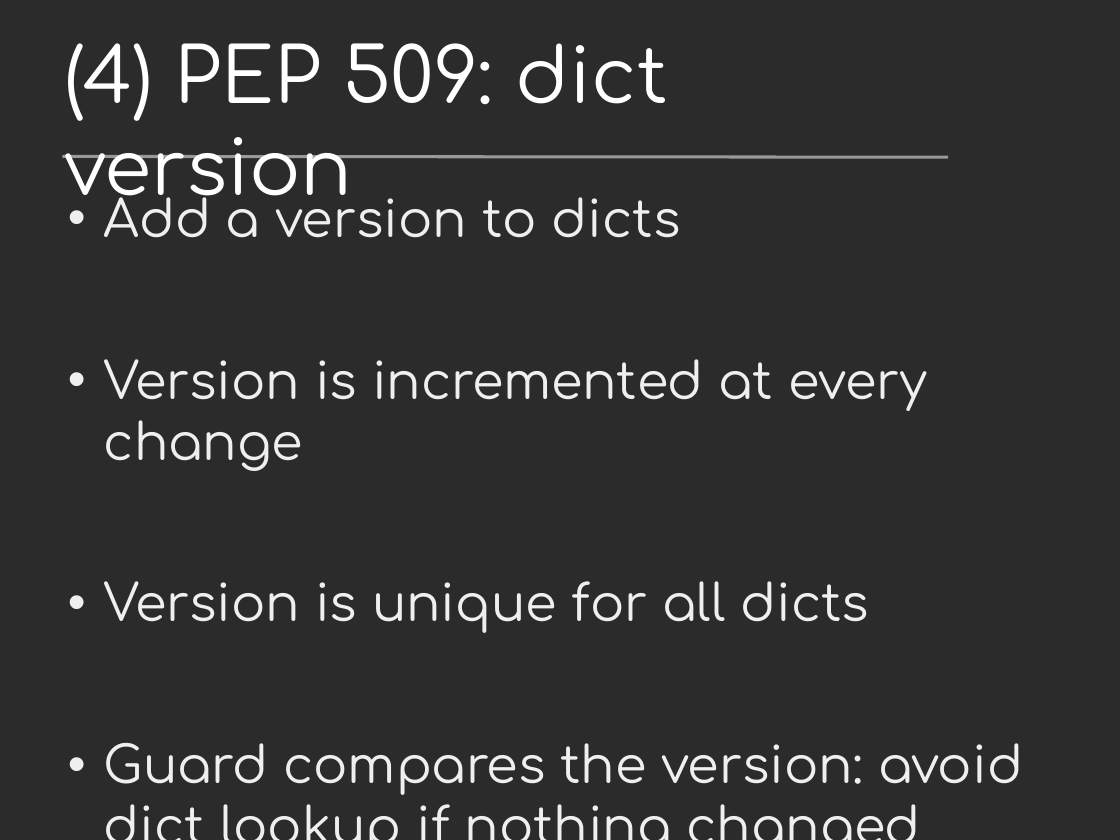
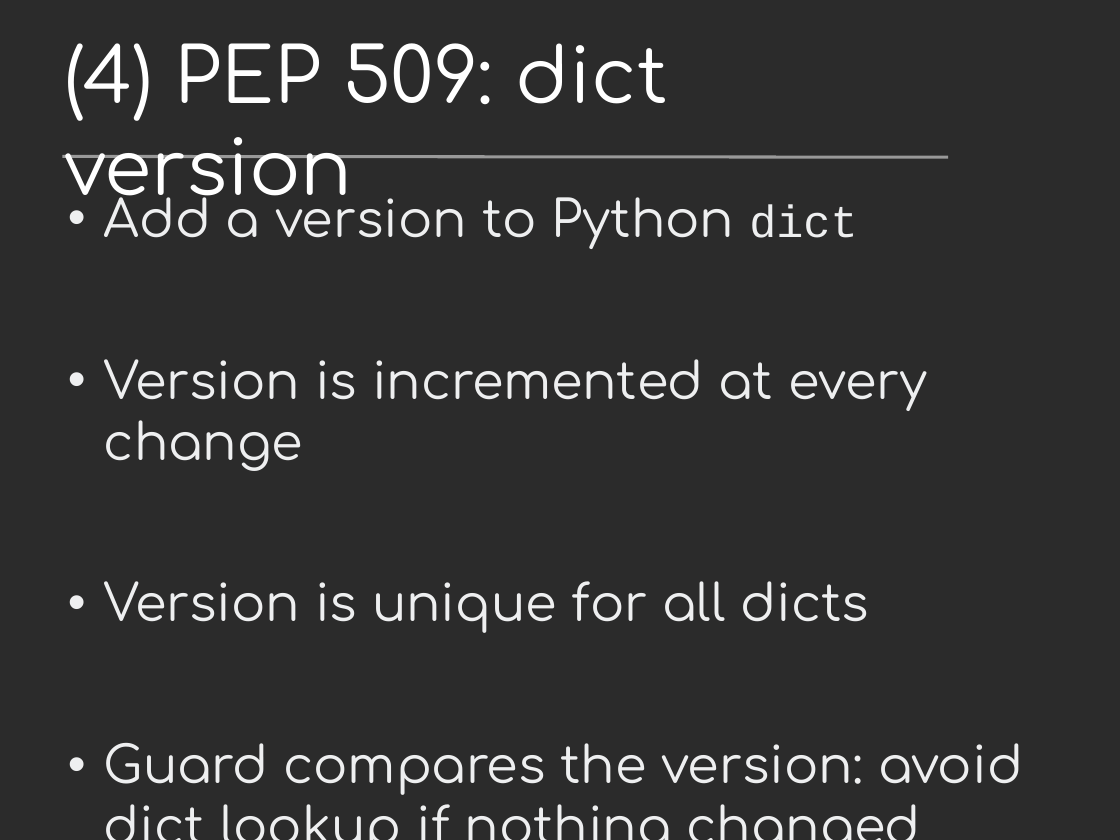
Before and after one commit to vstinner/talks, a slide deck: slide 33 of 2016-FOSDEM/fat_python.odp (slide 32 before the commit). Drawn at 1120x840 pixels with LibreOffice and Linux fonts; fonts in the diff are those of the drawing; background and template pictures are left out; a plain dark background stands for a picture behind light text. Boxes give left, top, right and bottom in pixels: in the first picture for what was removed or moved away, otherwise in the second. Text is boxed around its words. In the diff, an @@ line names an element or a change of style, - is before the commit and + after.

```diff
--- a/2016-FOSDEM/fat_python.odp
+++ b/2016-FOSDEM/fat_python.odp
@@ text at bbox=[104, 179, 857, 249]: text changed @@
-• Add a version to dicts
+• Add a version to Python dict
```
Also in this commit, not shown: 2 other slides changed, 1 slide added, 1 other file.
